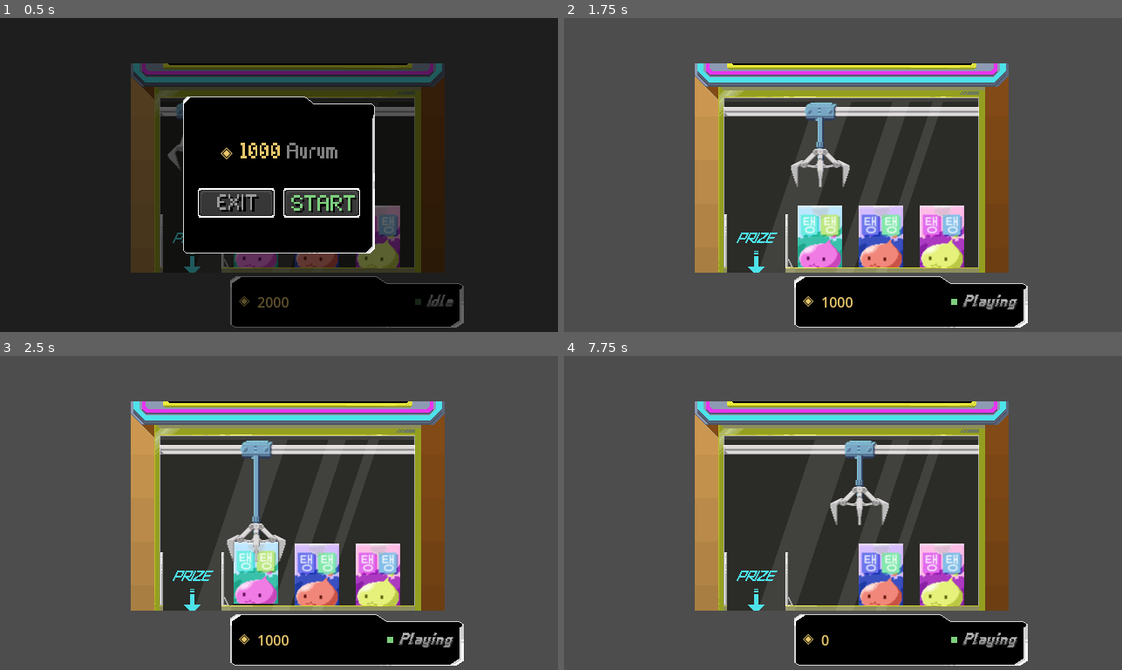
Above: before the commit, frames 1-4 (two rows, left to right).
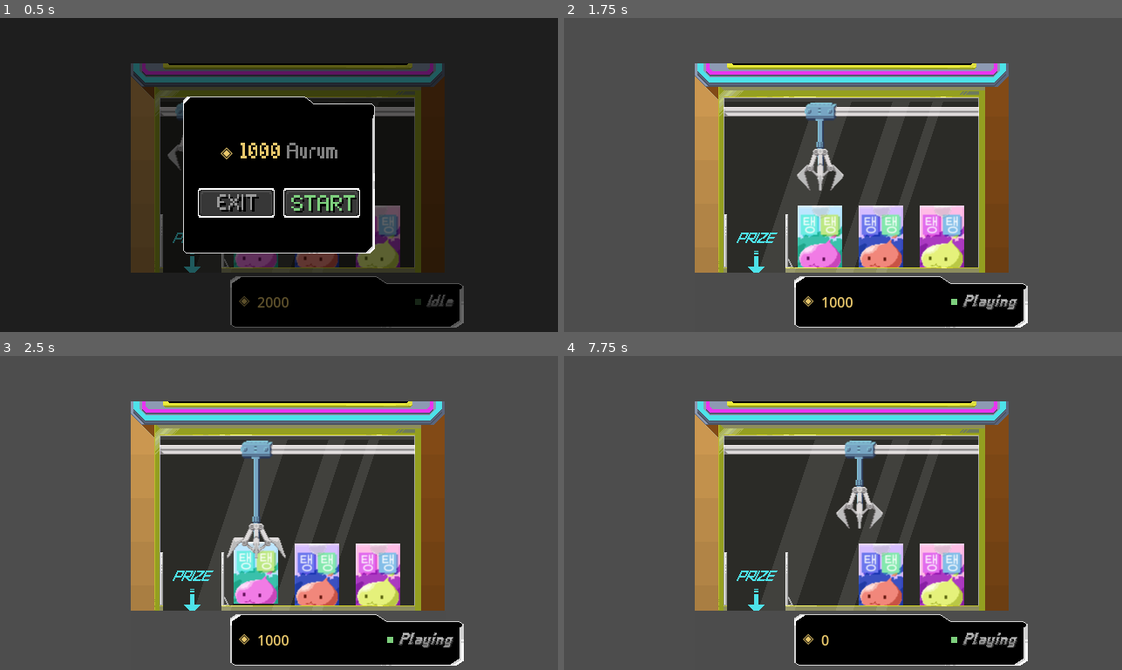
Above: after the commit, the same moments.

Repository: Sandy4j/crane_minigame
Game: Godot game, scene res://CraneMachine.tscn
The game is run twice, just before and just after one commit, with the same random seed, the same clock (stepped at 60 frames per second) and the same inputs.
Inputs:
- Up to frame 1 (0.5 s): no input
- Up to frame 2 (1.75 s): click "START" at 0.5 s; tap Enter at 1.25 s; hold Right (right) from 1.28 s (still down); tap Space (grab) at 1.35 s
- Up to frame 3 (2.5 s): release Right (right) at 2.03 s; hold Left (left) from 2.03 s (still down); tap Space (grab) at 2.1 s
- Up to frame 4 (7.75 s): release Left (left) at 2.78 s; hold Right (right) 2.78-4.28 s; tap Space (grab) at 2.85, 3.6, 4.35, 5.1, 5.75, 5.85, 7.35 s; hold Left (left) 4.28-6.5 s; click "Back" at 6.5 s; tap Enter at 7.25 s; hold Right (right) from 7.28 s (still down)

Frame 1 is identical in both runs. In frame 2, 0.6% of the frame differs, in the area x 40-52%, y 31-55%; in frame 3, 0.5%; in frame 4, 0.6%, in the area x 47-59%, y 31-55%.

Commit message:
fix: adjust wire positioning and animation speeds

Diff:
--- a/CraneMachine.tscn
+++ b/CraneMachine.tscn
@@ -33,7 +33,7 @@
 }],
 "loop": false,
 "name": &"ClawGrab",
-"speed": 20.0
+"speed": 10.0
 }, {
 "frames": [{
 "duration": 1.0,
@@ -63,7 +63,7 @@
 }],
 "loop": false,
 "name": &"ClawOpen",
-"speed": 5.0
+"speed": 20.0
 }]
 
 [sub_resource type="RectangleShape2D" id="RectangleShape2D_7vbr8"]
@@ -111,6 +111,13 @@
 script = ExtResource("5_u0b50")
 metadata/_edit_lock_ = true
 
+[node name="CraneWire" type="Sprite2D" parent="CraneTrain"]
+texture_repeat = 2
+position = Vector2(-1, 14)
+texture = ExtResource("8_wm0mi")
+region_enabled = true
+region_rect = Rect2(0, 0, 8, 8)
+
 [node name="Sprite2D" type="Sprite2D" parent="CraneTrain"]
 texture = ExtResource("6_88asv")
 
@@ -124,12 +131,6 @@
 script = ExtResource("7_yg7s0")
 success_chance = 0.8
 
-[node name="CraneWire" type="Sprite2D" parent="CraneTrain/CraneClaw"]
-texture_repeat = 2
-texture = ExtResource("8_wm0mi")
-region_enabled = true
-region_rect = Rect2(0, 0, 8, 8)
-
 [node name="ClawSprite" type="AnimatedSprite2D" parent="CraneTrain/CraneClaw"]
 sprite_frames = SubResource("SpriteFrames_qcgj4")
 animation = &"ClawIdle"
@@ -187,8 +188,17 @@
 position = Vector2(198, 251)
 
 [node name="CollisionShape2D" type="CollisionShape2D" parent="DropZone"]
-position = Vector2(24, 66)
+position = Vector2(23, 36)
 shape = SubResource("RectangleShape2D_iw5yq")
+
+[node name="CanvasLayer" type="CanvasLayer" parent="DropZone"]
+
+[node name="ColorRect" type="ColorRect" parent="DropZone/CanvasLayer"]
+offset_left = 150.0
+offset_top = 292.0
+offset_right = 511.0
+offset_bottom = 360.0
+color = Color(0.298039, 0.298039, 0.298039, 1)
 
 [node name="UI" type="CanvasLayer" parent="."]
 layer = 10
@@ -203,6 +213,7 @@
 grow_horizontal = 2
 grow_vertical = 2
 mouse_filter = 2
+metadata/_edit_lock_ = true
 
 [node name="HUDBar" type="TextureRect" parent="UI/Control"]
 layout_mode = 1
--- a/Scripts/CraneClaw.gd
+++ b/Scripts/CraneClaw.gd
@@ -5,7 +5,7 @@
 
 @export var grab_offset: Vector2 = Vector2(0,35)
 @export_range(0.0, 1.0, 0.01) var success_chance: float = 0.82
-@export var open_anim_threshold: float = 45.0
+@export var open_anim_threshold: float = 40.0
 
 enum ClawState { IDLE, DROPPING, RETURNING, FAILING }
 
@@ -15,7 +15,7 @@
 var _box_origin: Vector2
 var _open_anim_played: bool = false
 
-@onready var wire: Sprite2D = $CraneWire
+@onready var wire: Sprite2D = $"../CraneWire"
 @onready var anim: AnimatedSprite2D = $ClawSprite
 @onready var collision: CollisionShape2D = $CollisionShape2D
 @onready var train_anchor: Marker2D = get_parent().get_node("Marker2D")
@@ -59,9 +59,10 @@
 
 ## Update wire berdasarkan posisi claw
 func _update_wire():
-	var anchor_local = to_local(train_anchor.global_position)
-	var wire_length = abs(anchor_local.y) + WIRE_BASE_HEIGHT
-	wire.position = Vector2(anchor_local.x, anchor_local.y / 2.0)
+	var anchor_global = train_anchor.global_position
+	var claw_global = global_position
+	var wire_length = abs(claw_global.y - anchor_global.y) + WIRE_BASE_HEIGHT
+	wire.position = wire.get_parent().to_local((anchor_global + claw_global) / 2.0)
 	wire.region_rect = Rect2(0, 0, wire.texture.get_width(), wire_length)
 
 func drop():
--- a/Scripts/CraneTrain.gd
+++ b/Scripts/CraneTrain.gd
@@ -38,6 +38,8 @@
 ## Dipanggil saat tombol grab ditekan
 func _trigger_drop():
 	if not can_move or not crane_machine.session_active:
+		return
+	if selected_index < 0:
 		return
 	if claw.is_busy():
 		return
